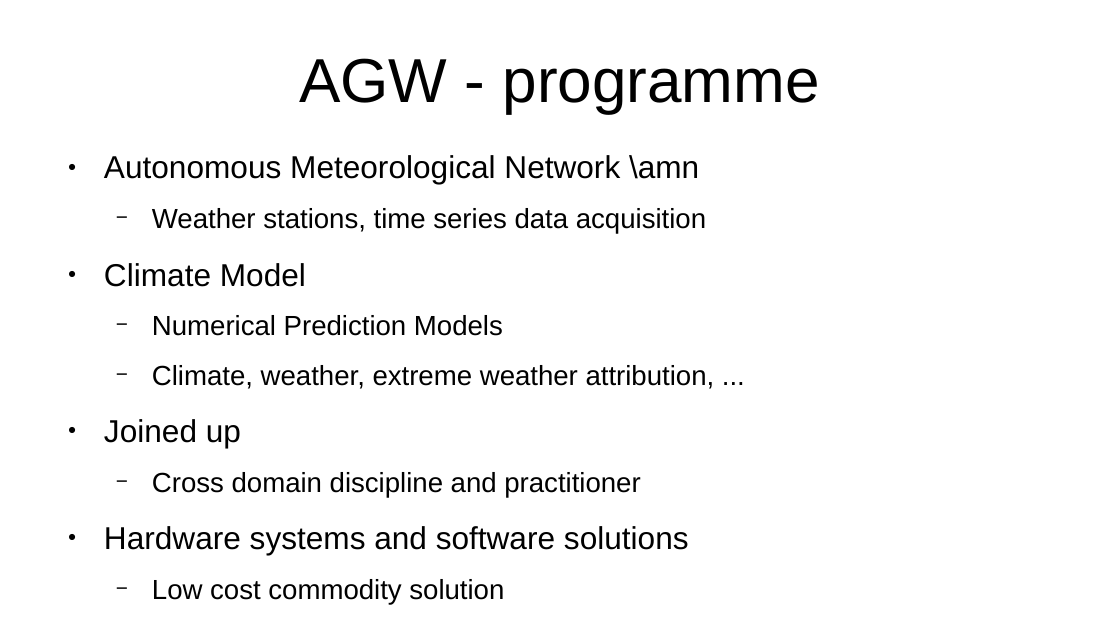
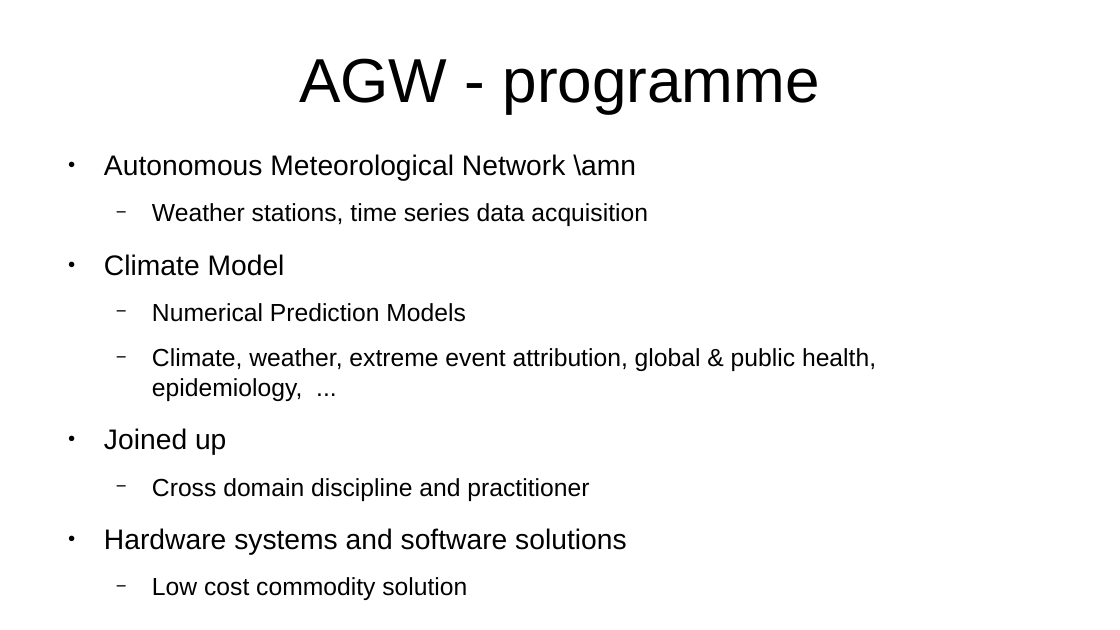
Before and after one commit to YorkEarwaker/Climate-Model, a slide deck: slide 9 of ppm/anthropogenic-global-warming-context.odp. Drawn at 1120x630 pixels with LibreOffice and Linux fonts; fonts in the diff are those of the drawing. Boxes give left, top, right and bottom in pixels: in the first picture for what was removed or moved away, otherwise in the second. Text is boxed around its words. In the diff, an @@ line names an element or a change of style, - is before the commit and + after.

Commit message:
update
slide 9, AGW - programme

```diff
--- a/ppm/anthropogenic-global-warming-context.odp
+++ b/ppm/anthropogenic-global-warming-context.odp
@@ text at (x1=104, y1=154, x2=636, y2=600): size 22.4 to 20 pt in "Autonomous Meteorological Network \amn", "Climate Model", "Joined up", "Hardware systems and software solutions"; size 19.6 to 17.5 pt in "Weather stations, time series data acquisition", "Numerical Prediction Models", "Cross domain discipline and practitioner", "Low cost commodity solution" @@
@@ text at (x1=152, y1=348, x2=876, y2=401): text changed; size 19.6 to 17.5 pt @@
-  − Climate, weather, extreme weather attribution, ...
+  − Climate, weather, extreme event attribution, global & public health, epidemiology, ...
```
